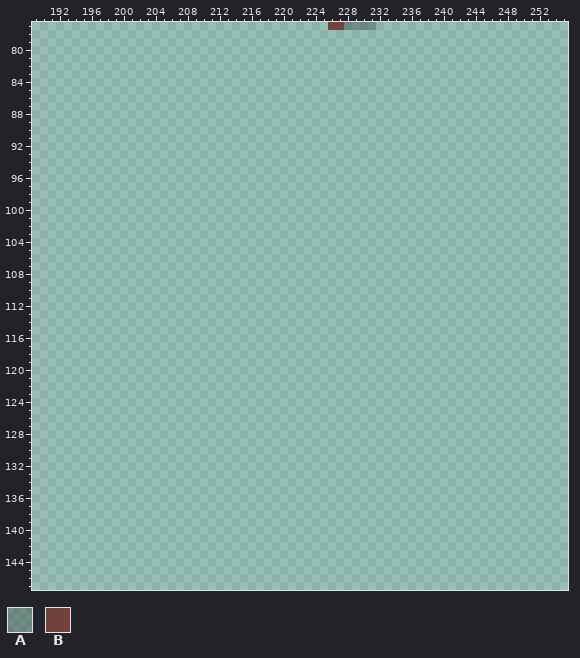
Edited in one commit: pixel-art file (assets/tileset.ase). That is the earlier state.
256x256 pixels, 1 frame. Shown: x 189..255, y 77..147.
Visible layers, top first: "Over", "Tileset", "Bg".
Palette (. is transparent): A #00000041  B #71413b
Pixels before (only the part around the change), first column x 189:
 77 .....................................BBAAAA........................
 78 ...................................................................
 79 ...................................................................
 80 ...................................................................
 81 ...................................................................
 82 ...................................................................
 83 ...................................................................
 84 ...................................................................
 85 ...................................................................
 86 ...................................................................
 87 ...................................................................
 88 ...................................................................
 89 ...................................................................
 90 ...................................................................
 91 ...................................................................
 92 ...................................................................
 93 ...................................................................
 94 ...................................................................
 95 ...................................................................
 96 ...................................................................
 97 ...................................................................
 98 ...................................................................
 99 ...................................................................
100 ...................................................................
101 ...................................................................
102 ...................................................................
103 ...................................................................
104 ...................................................................
105 ...................................................................
106 ...................................................................
107 ...................................................................
108 ...................................................................
109 ...................................................................
110 ...................................................................
111 ...................................................................
112 ...................................................................
113 ...................................................................
114 ...................................................................
115 ...................................................................
116 ...................................................................
117 ...................................................................
118 ...................................................................
119 ...................................................................
120 ...................................................................
121 ...................................................................
122 ...................................................................
123 ...................................................................
124 ...................................................................
125 ...................................................................
126 ...................................................................
127 ...................................................................
128 ...................................................................
129 ...................................................................
130 ...................................................................
131 ...................................................................
132 ...................................................................
133 ...................................................................
134 ...................................................................
135 ...................................................................
136 ...................................................................
137 ...................................................................
138 ...................................................................
139 ...................................................................
140 ...................................................................
141 ...................................................................
142 ...................................................................
143 ...................................................................
144 ...................................................................
145 ...................................................................
146 ...................................................................
147 ...................................................................
The same view after the edit:
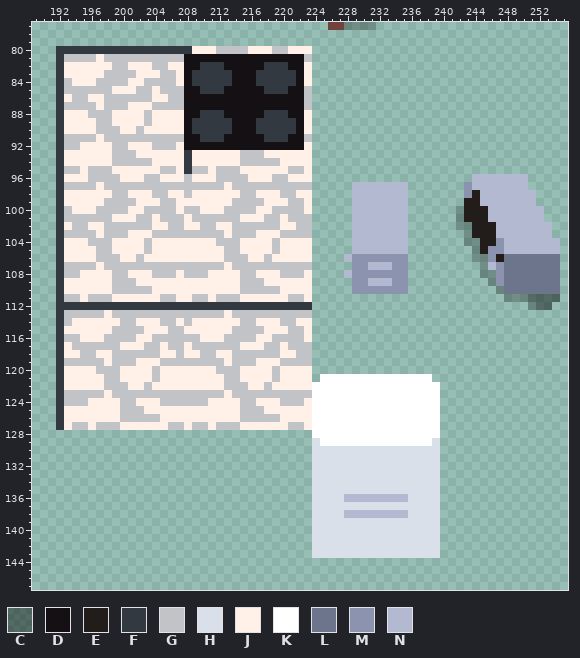
Colours new in this view: C #00000071  D #141013  E #221c1a  F #333941  G #c2c3c7  H #dae0ea  J #fff1e8  K #ffffff  L #6d758d  M #8b93af  N #b3b9d1
Difference:
Layers "Tileset", "Bg":
y 80: x 192..223 ................................ -> FFFFFFFFFFFFFFFFFJJJGGGGJJJGGJJJ
y 81: x 192..223 ................................ -> FGGGGJGGGGGGGGGGDDDDDDDDDDDDDDDG
y 82: x 192..223 ................................ -> FJJJJJJGGJJJGGJJDDFFFDDDDDFFFDDJ
y 83: x 192..223 ................................ -> FJJJJJGGGGJJJGGJDFFFFFDDDFFFFFDJ
y 84: x 192..223 ................................ -> FGJJJGGGGJJGGGGJDFFFFFDDDFFFFFDJ
y 85: x 192..223 ................................ -> FGGGGGGJJJGGJGGGDDFFFDDDDDFFFDDG
y 86: x 192..223 ................................ -> FJGGJJGGGGGGJJGGDDDDDDDDDDDDDDDG
y 87: x 192..223 ................................ -> FGGGGJGGGJJJGGGGDDDDDDDDDDDDDDDG
y 88: x 192..223 ................................ -> FJJJGGGJJJJGJJJJDDFFFDDDDDFFFDDJ
y 89: x 192..223 ................................ -> FJJJJGGJJJJGJJJJDFFFFFDDDFFFFFDJ
y 90: x 192..223 ................................ -> FJJJJGGGJJGJJJJJDFFFFFDDDFFFFFDJ
y 91: x 192..223 ................................ -> FGGGGJGGGGGGGGGGDDFFFDDDDDFFFDDG
y 92: x 192..223 ................................ -> FGGJJJJGGJJJGGGJDDDDDDDDDDDDDDDJ
y 93: x 192..223 ................................ -> FJJJJJJGGGJJJJJJFJJJJJJGGGJJJJJJ
y 94: x 192..223 ................................ -> FJJJJJJGGGGGJJJJFJJJJJJGGGGGJJJJ
y 95: x 192..223 ................................ -> FGGJGGGJJJJJJGGJFGGJGGGJJJJJJGGJ
y 96: x 192..223 ................................ -> FJJJGGGGJJJGGJJJGJJJGGGGJJJGGJJJ; x 244..250 ....... -> NNNNNNN
y 97: x 192..223 ................................ -> FGGGGJGGGGGGGGGGGGGGGJGGGGGGGGGG; x 229..235 ....... -> NNNNNNN; x 243..250 ........ -> MNNNNNNN
y 98: x 192..223 ................................ -> FJJJJJJGGJJJGGJJGJJJJJJGGJJJGGJJ; x 229..235 ....... -> NNNNNNN; x 243..251 ......... -> MENNNNNNN
y 99: x 192..223 ................................ -> FJJJJJGGGGJJJGGJJJJJJJGGGGJJJGGJ; x 229..235 ....... -> NNNNNNN; x 243..251 ......... -> EENNNNNNN
y 100: x 192..223 ................................ -> FGJJJGGGGJJGGGGJGGJJJGGGGJJGGGGJ; x 229..235 ....... -> NNNNNNN; x 242..252 ........... -> AEEENNNNNNN
y 101: x 192..223 ................................ -> FGGGGGGJJJGGJGGGJGGGGGGJJJGGJGGG; x 229..235 ....... -> NNNNNNN; x 242..252 ........... -> AEEENNNNNNN
y 102: x 192..223 ................................ -> FJGGJJGGGGGGJJGGJJGGJJGGGGGGJJGG; x 229..235 ....... -> NNNNNNN; x 242..253 ............ -> AAEEENNNNNNN
y 103: x 192..223 ................................ -> FGGGGJGGGJJJGGGGGGGGGJGGGJJJGGGG; x 229..235 ....... -> NNNNNNN; x 243..253 ........... -> AEEENNNNNNN
y 104: x 192..223 ................................ -> FJJJGGGJJJJGJJJJJJJJGGGJJJJGJJJJ; x 229..235 ....... -> NNNNNNN; x 243..254 ............ -> AAEEMNNNNNNN
y 105: x 192..223 ................................ -> FJJJJGGJJJJGJJJJJJJJJGGJJJJGJJJJ; x 229..235 ....... -> NNNNNNN; x 244..254 ........... -> AEMMNNNNNNN
y 106: x 192..223 ................................ -> FJJJJGGGJJGJJJJJJJJJJGGGJJGJJJJJ; x 228..235 ........ -> NMMMMMMM; x 244..254 ........... -> AAMELLLLLLL
y 107: x 192..223 ................................ -> FGGGGJGGGGGGGGGGGGGGGJGGGGGGGGGG; x 229..235 ....... -> MMNNNMM; x 245..254 .......... -> ANMLLLLLLL
y 108: x 192..223 ................................ -> FGGJJJJGGJJJGGGJGGGJJJJGGJJJGGGJ; x 228..235 ........ -> NMMMMMMM; x 245..254 .......... -> AAMLLLLLLL
y 109: x 192..223 ................................ -> FJJJJJJGGGJJJJJJJJJJJJJGGGJJJJJJ; x 229..235 ....... -> MMNNNMM; x 246..254 ......... -> AMLLLLLLL
y 110: x 192..223 ................................ -> FJJJJJJGGGGGJJJJJJJJJJJGGGGGJJJJ; x 229..235 ....... -> MMMMMMM; x 247..254 ........ -> ALLLLLLL
y 111: x 192..223 ................................ -> FGGJGGGJJJJJJGGJJGGJGGGJJJJJJGGJ; x 248..254 ....... -> AAACCCC
y 112: x 192..223 ................................ -> FFFFFFFFFFFFFFFFFFFFFFFFFFFFFFFF; x 251..253 ... -> ACC
y 113: x 192..223 ................................ -> FGGGGGJGGGGGGGGGGGGGGJGGGGGGGGGG
y 114: x 192..223 ................................ -> FGJJJJJJGGJJJGGJGJJJJJJGGJJJGGJJ
y 115: x 192..223 ................................ -> FJJJJJJGGGGJJJGGJJJJJJGGGGJJJGGJ
y 116: x 192..223 ................................ -> FGGJJJGGGGJJGGGGGGJJJGGGGJJGGGGJ
y 117: x 192..223 ................................ -> FJGGGGGGJJJGGJGGJGGGGGGJJJGGJGGG
y 118: x 192..223 ................................ -> FJJGGJJGGGGGGJJGJJGGJJGGGGGGJJGG
y 119: x 192..223 ................................ -> FGGGGGJGGGJJJGGGGGGGGJGGGJJJGGGG
y 120: x 192..223 ................................ -> FJJJJGGGJJJJGJJJJJJJGGGJJJJGJJJJ
y 121: x 192..223 ................................ -> FJJJJJGGJJJJGJJJJJJJJGGJJJJGJJJJ; x 225..238 .............. -> KKKKKKKKKKKKKK
y 122: x 192..239 ................................................ -> FJJJJJGGGJJGJJJJJJJJJGGGJJGJJJJJKKKKKKKKKKKKKKKK
y 123: x 192..239 ................................................ -> FGGGGGJGGGGGGGGGGGGGGJGGGGGGGGGGKKKKKKKKKKKKKKKK
y 124: x 192..239 ................................................ -> FGGGJJJJGGJJJGGGGGGJJJJGGJJJGGGJKKKKKKKKKKKKKKKK
y 125: x 192..239 ................................................ -> FJJJJJJJGGGJJJJJJJJJJJJGGGJJJJJJKKKKKKKKKKKKKKKK
y 126: x 192..239 ................................................ -> FJJJJJJJGGGGGJJJJJJJJJJGGGGGJJJJKKKKKKKKKKKKKKKK
y 127: x 192..239 ................................................ -> FJGGJGGGJJJJJJGGJGGJGGGJJJJJJGGJKKKKKKKKKKKKKKKK
y 128: x 224..239 ................ -> KKKKKKKKKKKKKKKK
y 129: x 224..239 ................ -> HKKKKKKKKKKKKKKH
y 130..135: x 224..239 ................ -> HHHHHHHHHHHHHHHH
y 136: x 224..239 ................ -> HHHHNNNNNNNNHHHH
y 137: x 224..239 ................ -> HHHHHHHHHHHHHHHH
y 138: x 224..239 ................ -> HHHHNNNNNNNNHHHH
y 139..143: x 224..239 ................ -> HHHHHHHHHHHHHHHH
